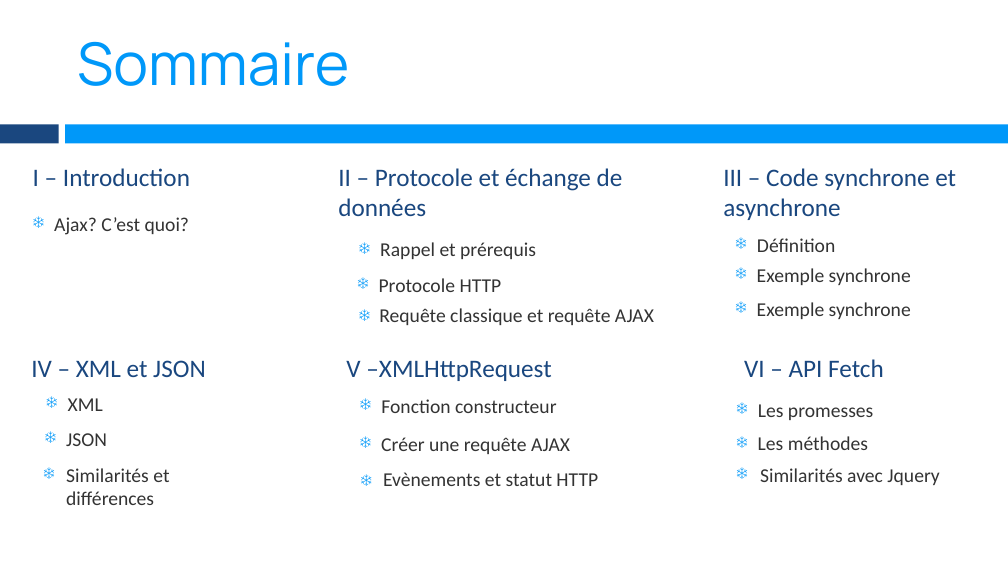
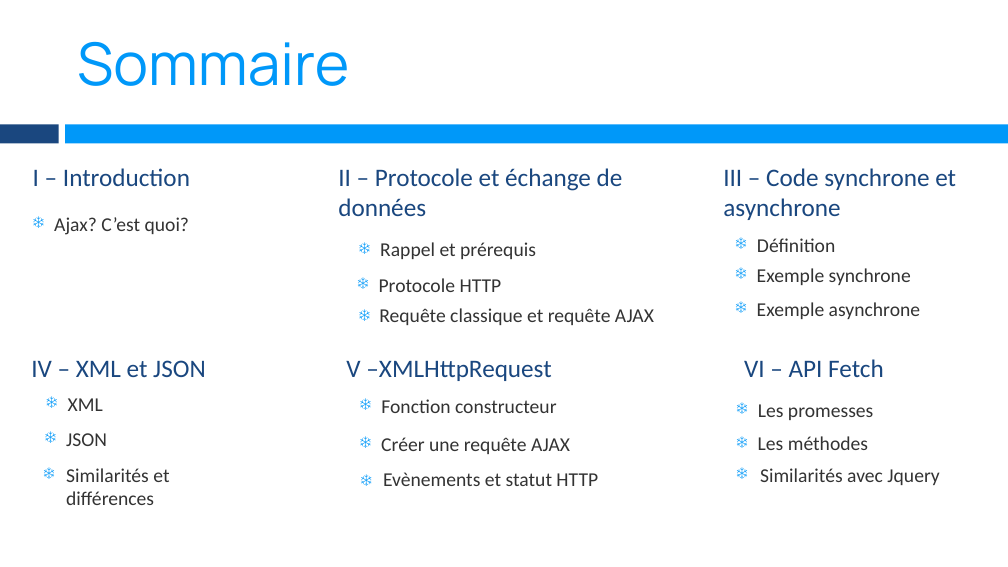
Before and after one commit to Ooz47/WF3-2008, a slide deck: slide 2 of 03-ajax/AJAX.ppsx. Drawn at 1008x567 pixels with LibreOffice and Linux fonts; fonts in the diff are those of the drawing. Boxes give left, top, right and bottom in pixels: in the first picture for what was removed or moved away, otherwise in the second. Text is boxed around its words. In the diff, an @@ line names an element or a change of style, - is before the commit and + after.

Commit message:
MAJ ppsx

```diff
--- a/03-ajax/AJAX.ppsx
+++ b/03-ajax/AJAX.ppsx
@@ text at (757, 302, 920, 319): text changed @@
-Exemple synchrone
+Exemple asynchrone
```
